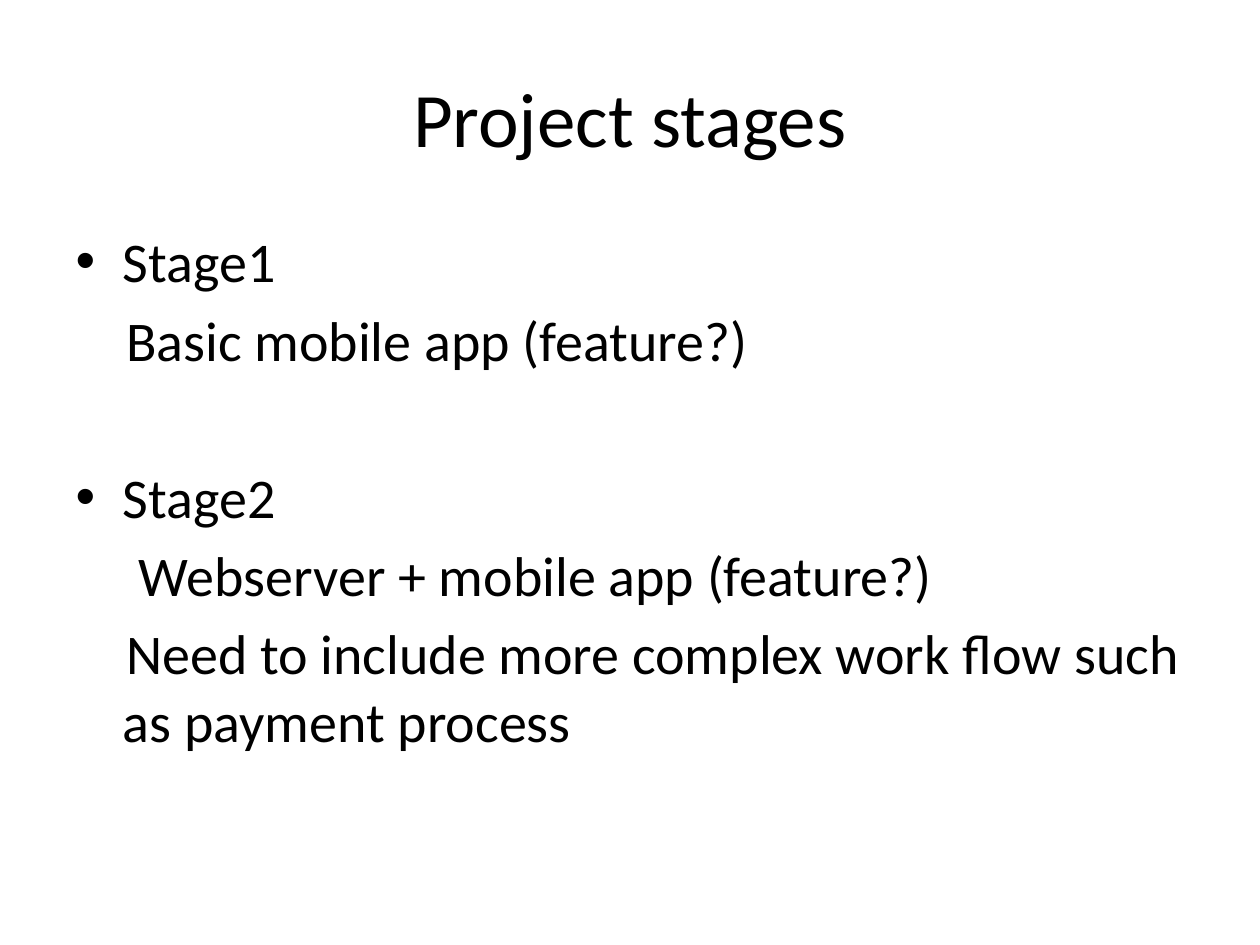
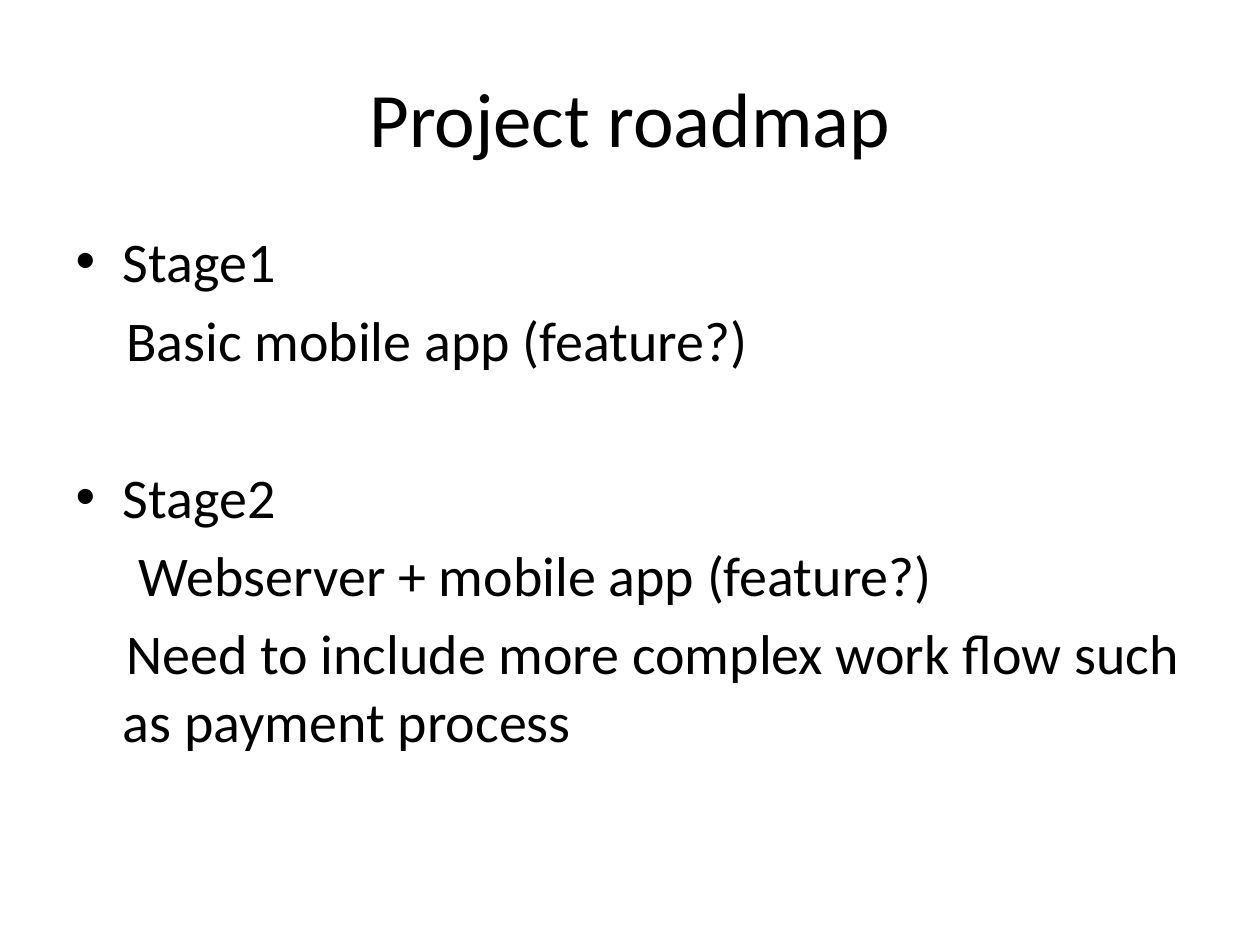
Before and after one commit to runningproject/documents, a slide deck: slide 9 of projectplan.pptx. Drawn at 1260x945 pixels with LibreOffice and Linux fonts; fonts in the diff are those of the drawing. Boxes give left, top, right and bottom in pixels: in the first picture for what was removed or moved away, otherwise in the second. Text is boxed around its words. In the diff, an @@ line names an element or a change of style, - is before the commit and + after.

```diff
--- a/projectplan.pptx
+++ b/projectplan.pptx
@@ title at (369,93,890,161): text changed @@
-Project stages
+Project roadmap
```
Also in this commit, not shown: 1 slide added.
